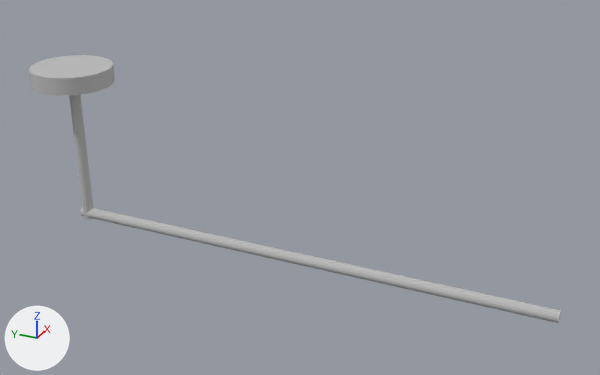
The OBJ model public/models/Typewriter_Key.obj as it was, and as the next commit left it.
Both versions are drawn from a 50 mm lens placed at (-15.63, -13.12, 5.93), pointed at (0.15, -6.02, -1.96). Every picture has the same lights, and +X, +Y and +Z are marked at lower left. Where no turn or scale is listed for an object, it has been applied to the vertices.

The older version as bpy lines, for what is in view:
```python
me_typewriter_key = bpy.data.meshes.new('Typewriter_Key')
me_typewriter_key.from_pydata(...)  # a 20-sided cylinder along z spanning x -1.0..1.0, y -1.0..1.0, z -0.21..0.21; a 20-sided cylinder along z spanning x -0.14..0.14, y -0.14..0.14, z -3.89..0.05; a 20-sided cylinder along y spanning x -0.14..0.14, y -12.03..0.15, z -3.88..-3.61
me_typewriter_key.materials.append(mat_initialshadinggroup)  # grey #bcbcbc
ob_typewriter_key = bpy.data.objects.new('Typewriter_Key', me_typewriter_key)
ob_typewriter_key.location = (0.0, 0.0, 0.0)
```
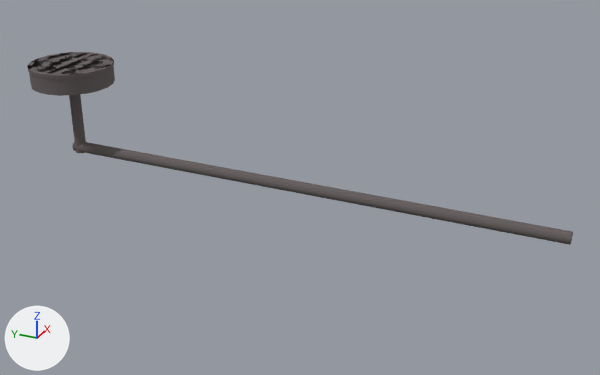
The change, as a list of edits to the scene's bpy script:
```text
Add mat_lambert5sg:
    mat_lambert5sg = principled_material('lambert5SG')
    mat_lambert5sg.base_color = (0.05, 0.02, 0.02)  # brown #3f2727
    mat_lambert5sg.roughness = 1.0
Add mat_lambert3sg:
    mat_lambert3sg = principled_material('lambert3SG')
    mat_lambert3sg.base_color = (0.13, 0.11, 0.11)  # dark grey #655d5d
    mat_lambert3sg.roughness = 1.0
Change me_typewriter_key:
    used by ob_typewriter_key; location = (0.0, 0.0, 0.0)
    remove me_typewriter_key.from_pydata(...)  # 126 vertices, 180 faces; spans x -1.0..1.0, y -12.03..1.0, z -3.89..0.21
    add me_typewriter_key.from_pydata(...)  # 275 vertices, 366 faces; spans x -1.02..1.02, y -12.03..1.02, z -2.02..0.29
    me_typewriter_key part 1: a new loose piece, a 20-sided cylinder along z spanning x -0.14..0.14, y -0.14..0.14, z -2.02..-0.2, in mat_lambert3sg (dark grey #655d5d)
    me_typewriter_key part 2: the loose piece of 42 vertices spanning x -0.14..0.14, y -12.03..0.15, z -3.88..-3.61 is moved by (0.0, 0.0, 1.85), in mat_lambert3sg (dark grey #655d5d)
    me_typewriter_key part 3: a new loose piece of 88 vertices spanning x -1.02..1.02, y -1.02..1.02, z 0.2..0.29
    me_typewriter_key part 4: the loose piece of 42 vertices spanning x -0.14..0.14, y -0.14..0.14, z -3.89..0.05 is deleted
    me_typewriter_key part 5: 60 faces spanning x -1.0..1.0, y -1.0..1.0, z -0.21..0.21 switch from mat_initialshadinggroup (grey #bcbcbc) to mat_lambert3sg (dark grey #655d5d)
    add me_typewriter_key.materials.append(mat_lambert5sg)  # brown #3f2727
```

Where the change shows, as pixel boxes [x1, y1, x2, y2] in the pictures (600 x 375 px; the box of a moved part takes in the faces that stretch with it):
'Typewriter_Key', reshaped (28% shorter): before [29, 55, 561, 323]; after [27, 52, 573, 245]
part 1 of me_typewriter_key, added: after [69, 95, 86, 153]
part 2 of me_typewriter_key, moved or reshaped: before [81, 207, 561, 323]; after [73, 141, 573, 245]
part 3 of me_typewriter_key, added: after [27, 52, 114, 79]
part 4 of me_typewriter_key, deleted: before [69, 95, 93, 219]
part 5 of me_typewriter_key, recoloured: before [29, 55, 115, 96]; after [29, 65, 115, 96]
